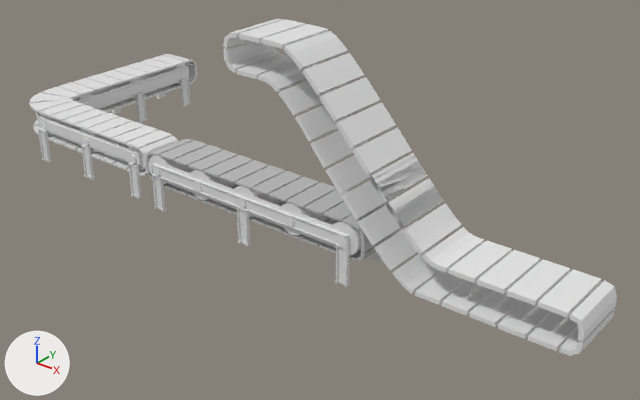
One commit to the Blender file Swords and Sails/CannonBall Assets/Conveyor belt.blend: the scene before it, then after it.
Before and after are seen from a 50 mm lens placed at (15.8, -17.1, 11.3), pointed at (0.4, 2.2, -0.7). The lights are fixed; the arrows at lower left show +X, +Y and +Z.

In view in the first picture: 'Belt ', 'Cover', 'Gear.001', 'L Belt', 'L cover support Outer', 'L cover supports ', 'L gears ', 'L supports', 'L supports.001', 'Ramp Belt', 'Support cover ', 'supports'.
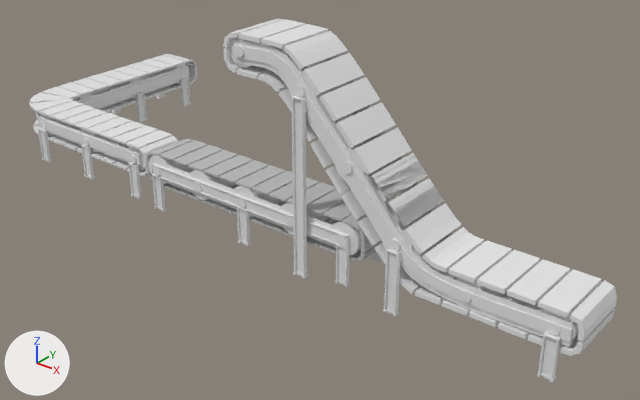
Diff of the bpy script that builds the scene:
```diff
--- a/Swords and Sails/CannonBall Assets/Conveyor belt.blend.py
+++ b/Swords and Sails/CannonBall Assets/Conveyor belt.blend.py
@@ cu_béziercurve_007 @@
+cu_béziercurve_007 = bpy.data.curves.new('BézierCurve.007', 'CURVE')
+cu_béziercurve_007.dimensions = '3D'
+_sp = cu_béziercurve_007.splines.new('BEZIER'); _sp.bezier_points.add(5)
+_sp.bezier_points.foreach_set('co', [0.148, 0.783, 4.669, 1.868, 0.783, 4.354, 2.846, 0.783, 3.249, 4.21, 0.783, 1.787, 5.821, 0.783, 0.209, 9.632, 0.783, 0.012])
+_sp.bezier_points.foreach_set('handle_left', [-0.559, 0.783, 4.647, 1.385, 0.783, 4.871, 2.363, 0.783, 3.766, 3.528, 0.783, 2.518, 5.118, 0.783, 0.57, 8.632, 0.783, 0.015])
+_sp.bezier_points.foreach_set('handle_right', [0.855, 0.783, 4.692, 2.35, 0.783, 3.837, 3.328, 0.783, 2.732, 4.892, 0.783, 1.056, 6.524, 0.783, -0.152, 10.63, 0.783, 0.00889])
+for _p, _l, _r in zip(_sp.bezier_points, ['ALIGNED', 'ALIGNED', 'ALIGNED', 'ALIGNED', 'ALIGNED', 'ALIGNED'], ['ALIGNED', 'ALIGNED', 'ALIGNED', 'ALIGNED', 'ALIGNED', 'ALIGNED']): _p.handle_left_type = _l; _p.handle_right_type = _r
+_sp.order_u = 0
+_sp.order_v = 0
+cu_béziercurve_007.use_path = True
+cu_béziercurve_007.fill_mode = 'FULL'
@@ cu_béziercurve_005 @@
+cu_béziercurve_005 = bpy.data.curves.new('BézierCurve.005', 'CURVE')
+cu_béziercurve_005.dimensions = '3D'
+_sp = cu_béziercurve_005.splines.new('BEZIER'); _sp.bezier_points.add(5)
+_sp.bezier_points.foreach_set('co', [0.148, 0.0, 4.669, 1.868, 0.0, 4.354, 2.846, 0.0, 3.249, 4.21, 0.0, 1.787, 5.821, 0.0, 0.209, 9.632, 0.0, 0.012])
+_sp.bezier_points.foreach_set('handle_left', [-0.559, 0.0, 4.647, 1.385, 0.0, 4.871, 2.363, 0.0, 3.766, 3.528, 0.0, 2.518, 5.118, 0.0, 0.57, 8.632, 0.0, 0.015])
+_sp.bezier_points.foreach_set('handle_right', [0.855, 0.0, 4.692, 2.35, 0.0, 3.837, 3.328, 0.0, 2.732, 4.892, 0.0, 1.056, 6.524, 0.0, -0.152, 10.63, 0.0, 0.00889])
+for _p, _l, _r in zip(_sp.bezier_points, ['ALIGNED', 'ALIGNED', 'ALIGNED', 'ALIGNED', 'ALIGNED', 'ALIGNED'], ['ALIGNED', 'ALIGNED', 'ALIGNED', 'ALIGNED', 'ALIGNED', 'ALIGNED']): _p.handle_left_type = _l; _p.handle_right_type = _r
+_sp.order_u = 0
+_sp.order_v = 0
+cu_béziercurve_005.use_path = True
+cu_béziercurve_005.fill_mode = 'FULL'
@@ ob_cover_ramp @@
+ob_cover_ramp = bpy.data.objects.new('Cover Ramp', me_cube_006)  # 48 vertices, 46 faces; spans x -0.85..0.85, y -0.06..0.11, z -0.31..0.31; modifiers ARRAY, CURVE, MIRROR
+ob_cover_ramp.location = (0.63, 0.0, 0.0)
@@ ob_iner @@
+ob_iner = bpy.data.objects.new('Iner', cu_béziercurve_007)
+ob_iner.location = (0.0, 0.0, 0.0)
@@ ob_gear_ramp @@
+ob_gear_ramp = bpy.data.objects.new('Gear Ramp', me_mesh_001)  # 96 vertices, 82 faces; spans x -0.47..0.47, y -0.94..0.94, z -0.42..0.5; modifiers ARRAY, CURVE
+ob_gear_ramp.location = (0.0, 0.0, 0.0)
@@ ob_gear @@
+ob_gear = bpy.data.objects.new('Gear', cu_béziercurve_005)
+ob_gear.location = (0.0, 0.0, 0.0)
@@ ob_l_supports_004 @@
+ob_l_supports_004 = bpy.data.objects.new('L supports.004', me_cube_043)  # 80 vertices, 72 faces; spans x -1.1..1.1, y -14.5..14.5, z -3.3..26.3
+ob_l_supports_004.location = (2.19, -0.02, -0.68)
+ob_l_supports_004.scale = (0.174, 0.0704, 0.174)
@@ ob_l_supports_003 @@
+ob_l_supports_003 = bpy.data.objects.new('L supports.003', me_cube_039)  # 80 vertices, 72 faces; spans x -1.1..1.1, y -14.5..14.5, z -3.3..7.1
+ob_l_supports_003.location = (5.21, -0.02, -0.68)
+ob_l_supports_003.scale = (0.174, 0.0704, 0.174)
@@ ob_l_supports_002 @@
+ob_l_supports_002 = bpy.data.objects.new('L supports.002', me_cube_008.copy())  # the mesh of ob_l_supports
+ob_l_supports_002.location = (9.52, -0.02, -0.68)
+ob_l_supports_002.scale = (0.174, 0.0704, 0.174)
```

Where the change shows, as pixel boxes [x1, y1, x2, y2] in the pictures (640 x 400 px):
'Cover Ramp', added
    after: [233, 39, 575, 347]
'L supports.004', added
    after: [291, 95, 349, 279]
'Gear Ramp', added
    after: [229, 26, 579, 345]
'L supports.003', added
    after: [383, 245, 436, 317]
'L supports.002', added
    after: [537, 332, 560, 382]
